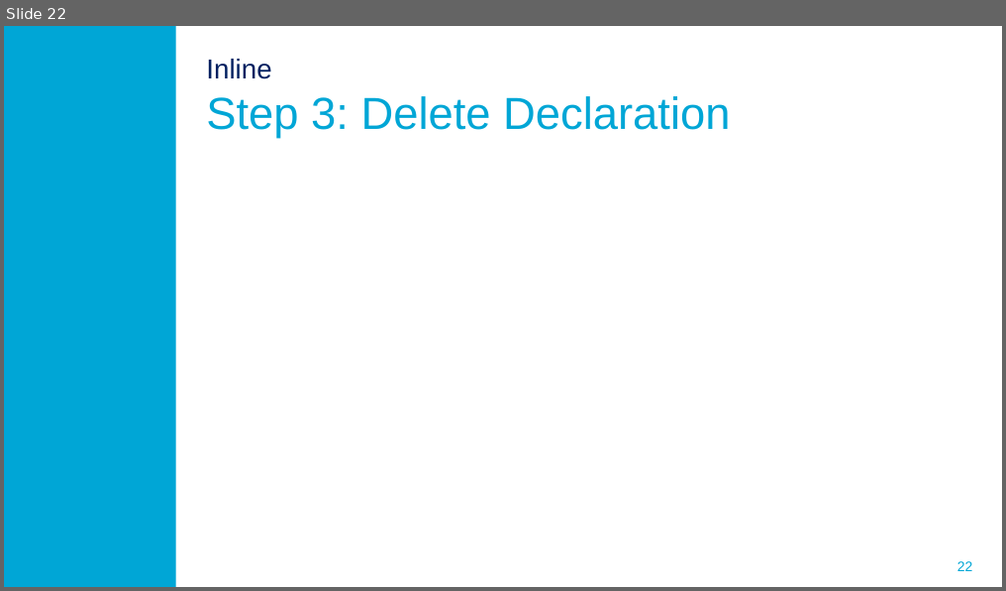
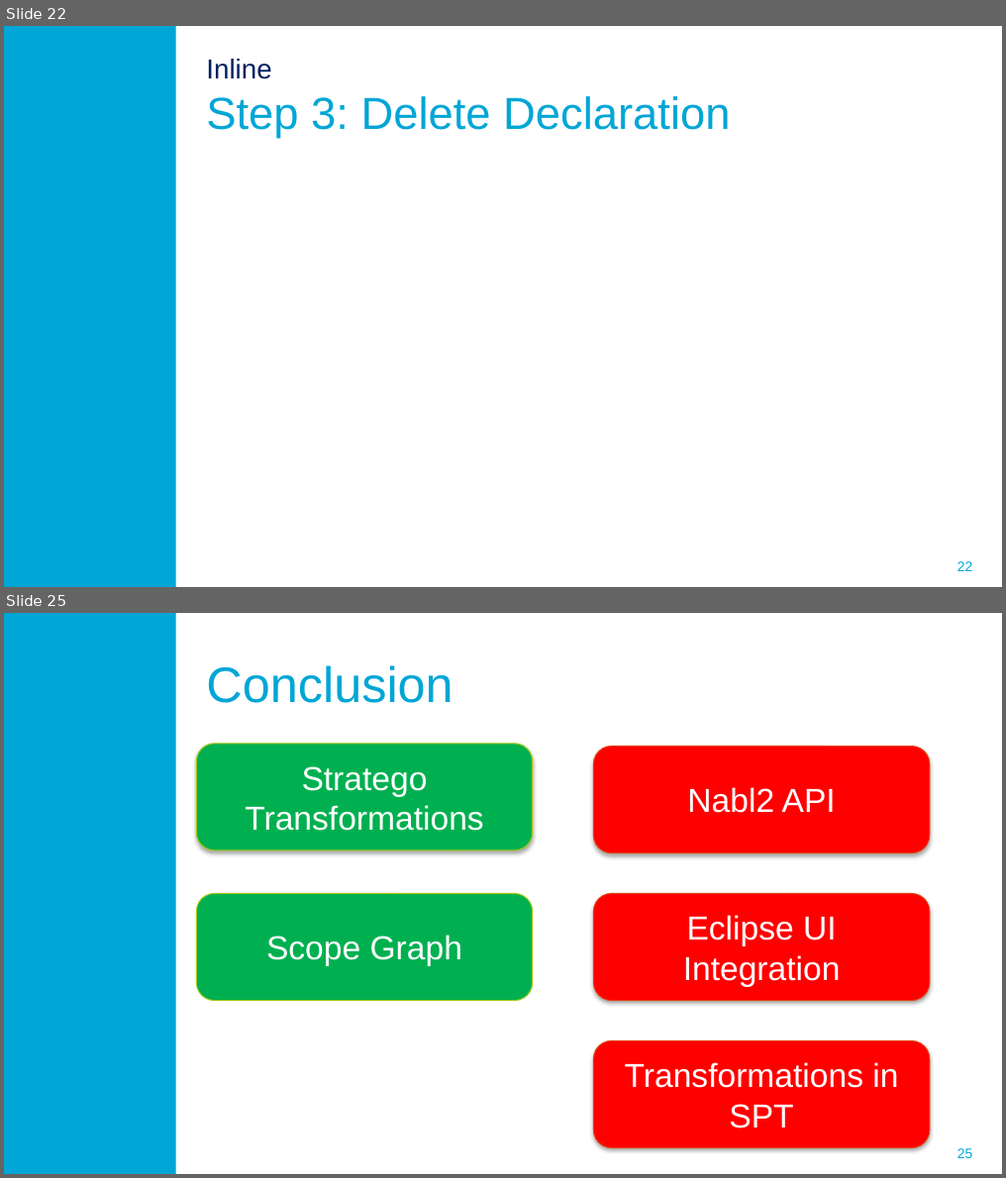
Before and after one commit to ProMisDev/metaborg-tiger, a slide deck: presentation/Misteli_Refactoring_in_Spoofax.pptx. Shown one above the other, each under a label of ours: slide 22 before the commit, slides 22 and 25 after it; the slides between them are not shown. The pictures are 1006x591 and 1006x1178 pixels, drawn with LibreOffice and Linux fonts; fonts in the diff are those of the drawing; background and template pictures are left out. Boxes give left, top, right and bottom in pixels: in the first picture for what was removed or moved away, otherwise in the second. Text is boxed around its words. In the diff, an @@ line names an element or a change of style, - is before the commit and + after.

```diff
--- a/presentation/Misteli_Refactoring_in_Spoofax.pptx
+++ b/presentation/Misteli_Refactoring_in_Spoofax.pptx
@@ slide 25 added at (4,613,1002,1174), background #FFFFFF; not listed: 2 template elements that a slide beside it also shows @@
@@ title added at (206,665,452,703), 36 pt, text #00A6D6 @@
+Conclusion
@@ rounded rectangle added at (197,744,533,851), fill #00B050, outline #A4CA15 0.75 pt, 24 pt, text #FFFFFF @@
+Stratego Transformations
@@ rounded rectangle added at (594,746,930,853), fill #FF0000, outline #E64210 0.75 pt, 24 pt, text #FFFFFF @@
+Nabl2 API
@@ rounded rectangle added at (197,893,533,1000), fill #00B050, outline #A4CA15 0.75 pt, 24 pt, text #FFFFFF @@
+Scope Graph
@@ rounded rectangle added at (594,893,930,1000), fill #FF0000, outline #E64210 0.75 pt, 24 pt, text #FFFFFF @@
+Eclipse UI Integration
@@ rounded rectangle added at (594,1041,930,1148), fill #FF0000, outline #E64210 0.75 pt, 24 pt, text #FFFFFF @@
+Transformations in SPT
```
Also in this commit, not shown: 2 slides changed, 1 slide removed.
